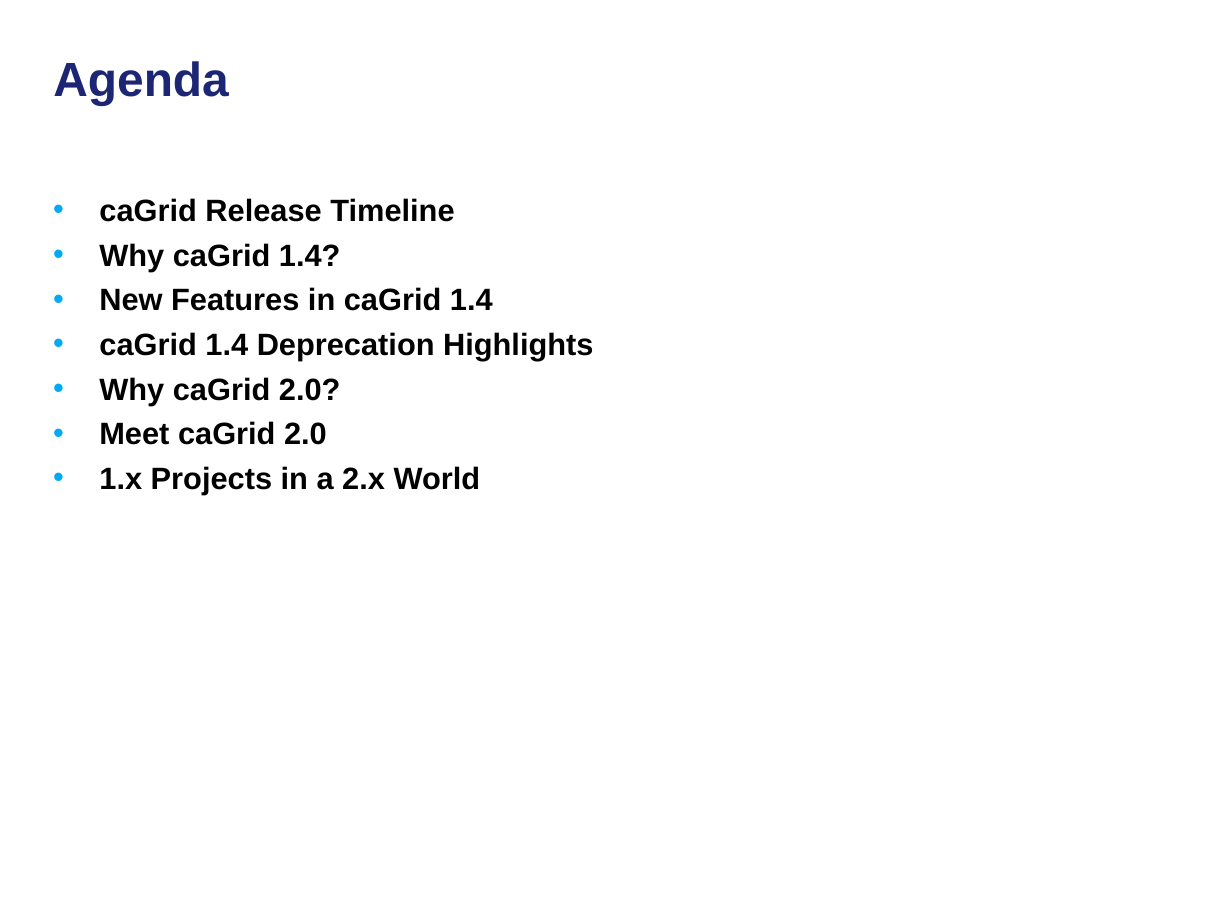
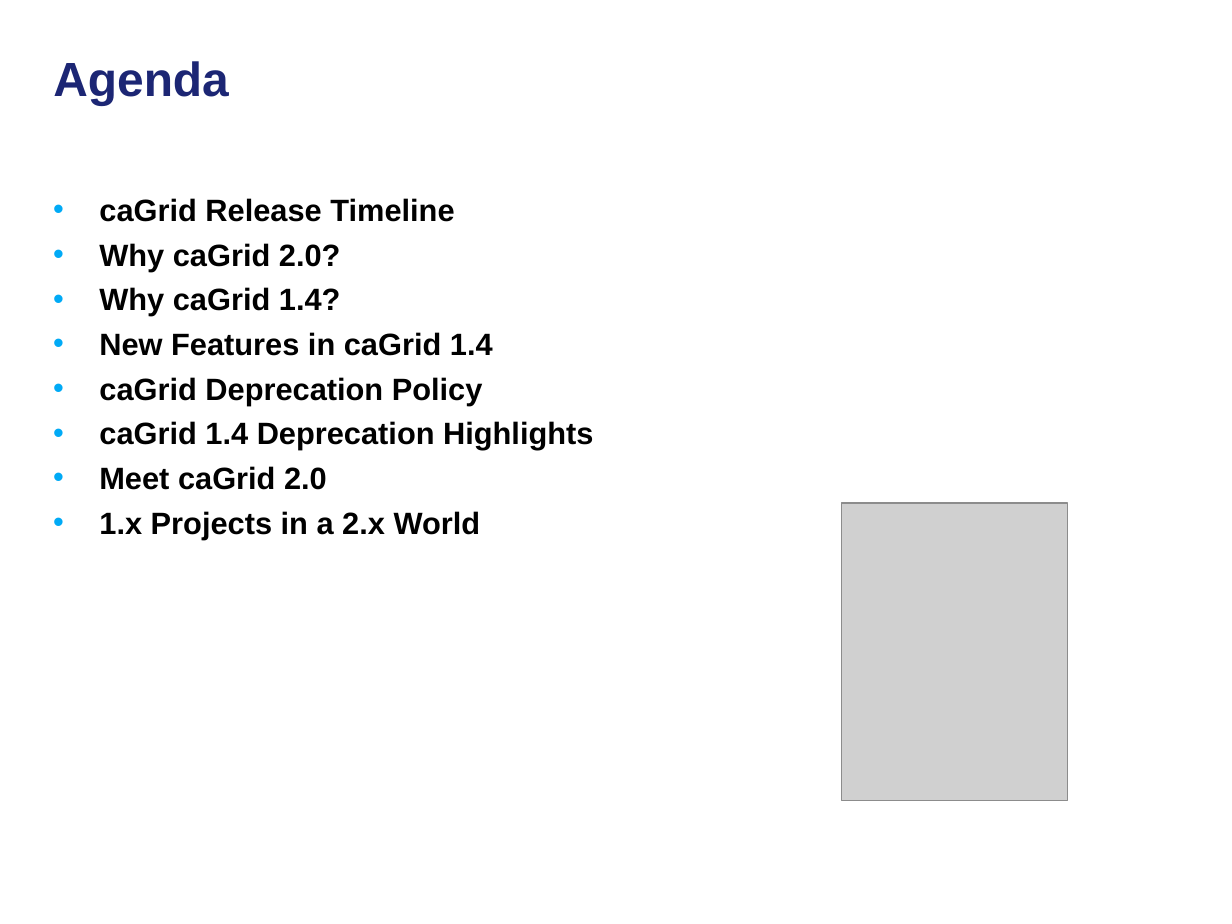
Before and after one commit to NCIP/cagrid-docs, a slide deck: slide 2 of general/presentations/200910_VCDE_ARCH/20091022_Arch_VCDE_caGrid_Future.ppt. Drawn at 1232x924 pixels with LibreOffice and Linux fonts; fonts in the diff are those of the drawing; grey boxes stand for pictures; background and template pictures are left out. Boxes give left, top, right and bottom in pixels: in the first picture for what was removed or moved away, otherwise in the second. Text is boxed around its words. In the diff, an @@ line names an element or a change of style, - is before the commit and + after.

```diff
--- a/general/presentations/200910_VCDE_ARCH/20091022_Arch_VCDE_caGrid_Future.ppt
+++ b/general/presentations/200910_VCDE_ARCH/20091022_Arch_VCDE_caGrid_Future.ppt
@@ text at bbox=[99, 243, 341, 271]: paragraph added @@
+• Why caGrid 2.0?
@@ text at bbox=[99, 377, 483, 405]: paragraph added @@
+• caGrid Deprecation Policy
@@ text at bbox=[99, 377, 341, 405]: paragraph removed @@
-• Why caGrid 2.0?
@@ picture added at bbox=[841, 503, 1067, 801] @@
```
Also in this commit, not shown: 8 other slides changed, 4 slides added, 1 slide removed.
